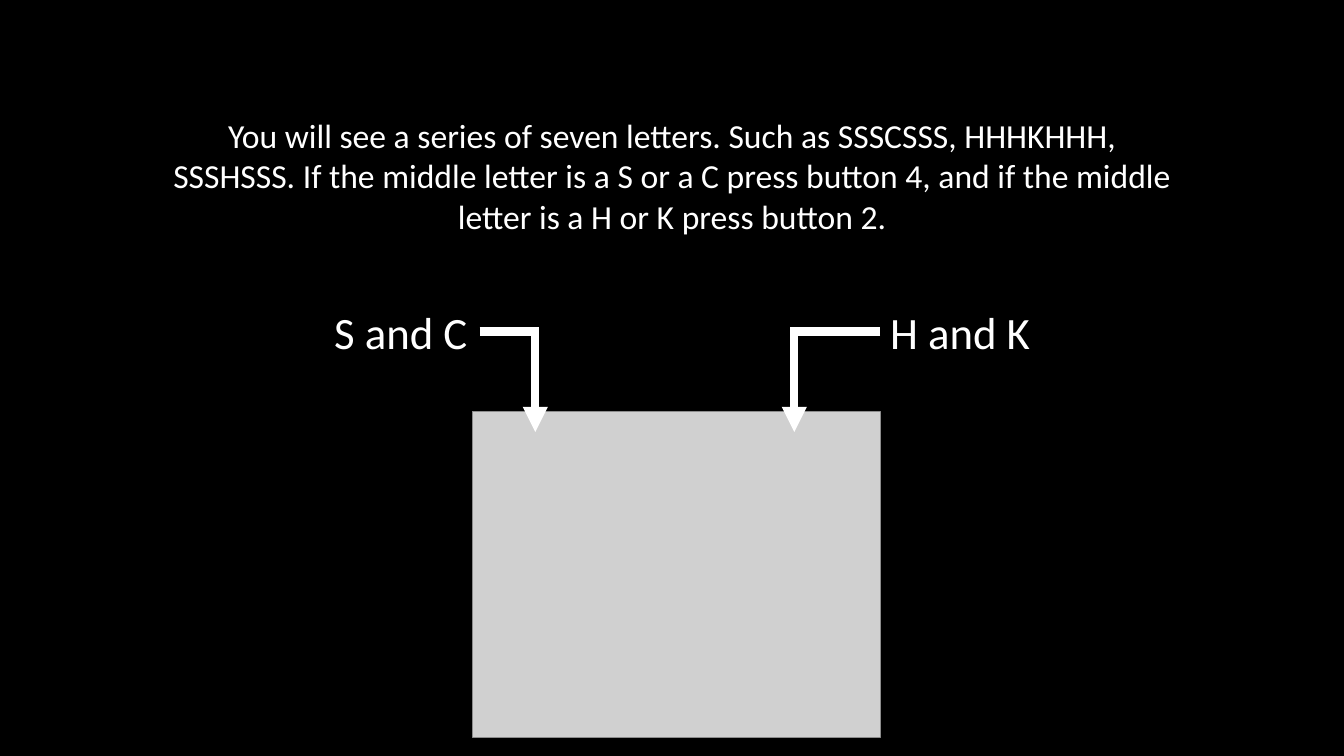
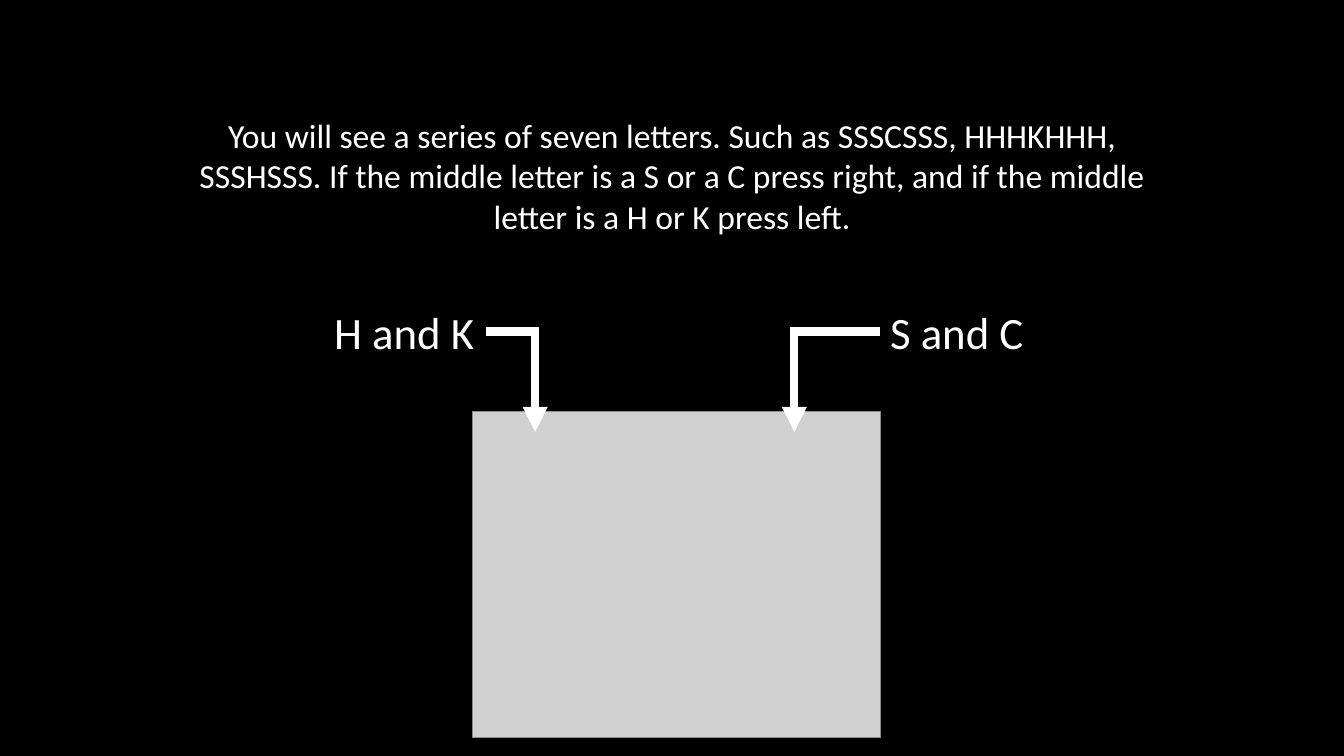
Before and after one commit to LabBench-Society/Protocols, a slide deck: slide 2 of cogni.flanker.task/FlankerInstruction.pptx. Drawn at 1344x756 pixels with LibreOffice and Linux fonts; fonts in the diff are those of the drawing; grey boxes stand for pictures. Boxes give left, top, right and bottom in pixels: in the first picture for what was removed or moved away, otherwise in the second. Text is boxed around its words. In the diff, an @@ line names an element or a change of style, - is before the commit and + after.

Commit message:
Updated instructions and fixed button mapping

```diff
--- a/cogni.flanker.task/FlankerInstruction.pptx
+++ b/cogni.flanker.task/FlankerInstruction.pptx
@@ text at (199, 124, 1144, 235): text changed @@
-You will see a series of seven letters. Such as SSSCSSS, HHHKHHH, SSSHSSS. If the middle letter is a S or a C press button 4, and if the middle letter is a H or K press button 2.
+You will see a series of seven letters. Such as SSSCSSS, HHHKHHH, SSSHSSS. If the middle letter is a S or a C press right, and if the middle letter is a H or K press left.
@@ text at (334, 318, 474, 350): text changed @@
-S and C
+H and K
@@ text at (890, 318, 1023, 350): text changed @@
-H and K
+S and C
@@ elbow arrow moved from (480, 332) - (535, 433) to (486, 332) - (535, 433) @@
```
Also in this commit, not shown: 1 other slide changed, 5 other files.
